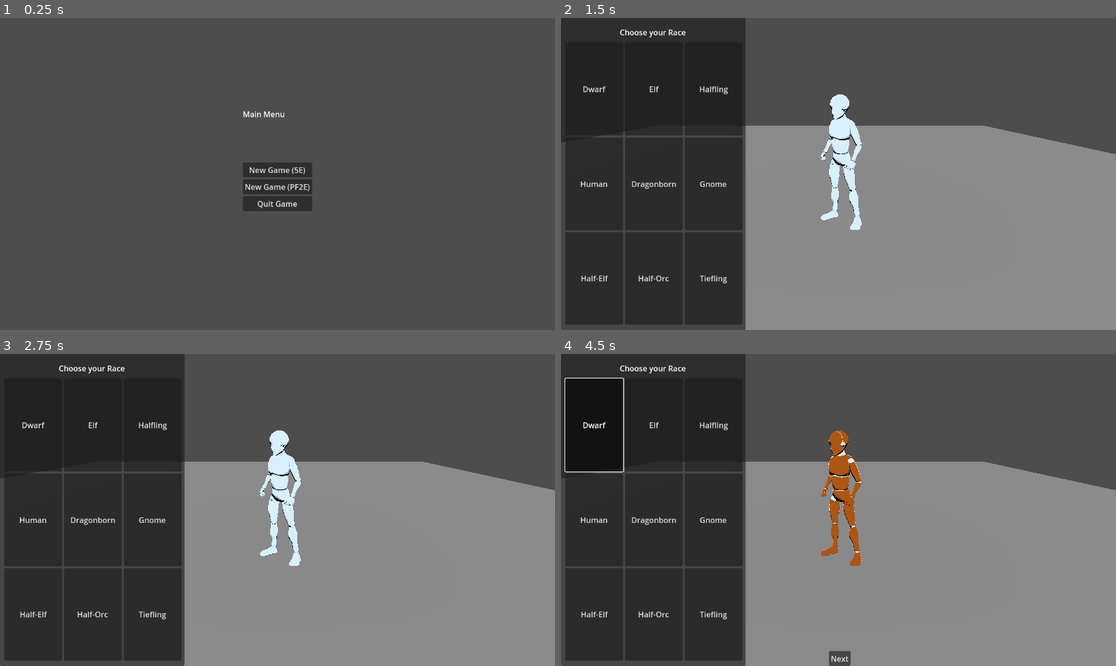
Above: before the commit, frames 1-4 (two rows, left to right).
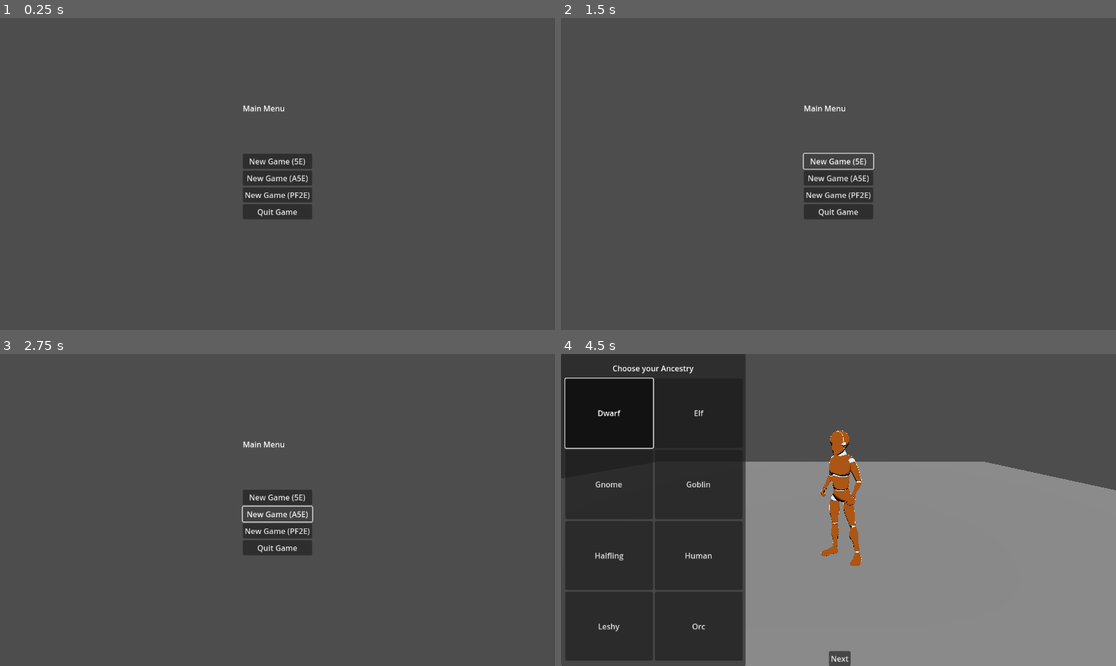
Above: after the commit, the same moments.

Repository: skeetcha/dice-wire
Game: Godot game, scene res://main_menu/main_menu.tscn
Two runs of this game, one before a commit and one after it. Both use one fixed random seed, a clock stepped at 60 frames per second and the inputs below.
Inputs (mouse positions are in pixels of both pictures, inside the frame that each line leads up to):
- Up to frame 1 (0.25 s): no input
- Up to frame 2 (1.5 s): click "New Game (5E)" at 0.5 s; click (838, 161) at 1.25 s, where only the run after the commit has a clickable "New Game (5E)"
- Up to frame 3 (2.75 s): click (277, 513) at 2 s, where only the run after the commit has a clickable "New Game (A5E)"
- Up to frame 4 (4.5 s): click (838, 513) at 2.75 s, where only the run after the commit has a clickable "New Game (A5E)"; click (838, 531) at 3.5 s, where only the run after the commit has a clickable "New Game (PF2E)"; click "Dwarf" at 4.25 s

The runs differ from the first frame. In frame 1, 1.4% of the frame differs, in the area x 43-57%, y 28-65%; in frame 2, 74%, in the area x 0-100%, y 0-100%; in frame 3, 74%; in frame 4, 2.5%.

Commit message:
Adding Godot git plugin; Taking connection from Main Menu to 5E Character Creator as I'm going to wait until the 5.2 SRD releases in either February or March 2025; In the meantime, I'll be developing the A5E and PF2E versions

Diff:
--- a/main_menu/main_menu.tscn
+++ b/main_menu/main_menu.tscn
@@ -53,6 +53,10 @@
 layout_mode = 2
 text = "New Game (5E)"
 
+[node name="NewGameA5EButton" type="Button" parent="UI/Grid/MainPanel"]
+layout_mode = 2
+text = "New Game (A5E)"
+
 [node name="NewGamePFButton" type="Button" parent="UI/Grid/MainPanel"]
 layout_mode = 2
 text = "New Game (PF2E)"
@@ -74,5 +78,6 @@
 color = Color(1, 1, 1, 0)
 
 [connection signal="pressed" from="UI/Grid/MainPanel/NewGame5EButton" to="UI" method="_on_new_game_button_pressed"]
+[connection signal="pressed" from="UI/Grid/MainPanel/NewGameA5EButton" to="UI" method="_on_new_game_a_5e_button_pressed"]
 [connection signal="pressed" from="UI/Grid/MainPanel/NewGamePFButton" to="UI" method="_on_new_game_pf_button_pressed"]
 [connection signal="pressed" from="UI/Grid/MainPanel/QuitButton" to="UI" method="_on_quit_button_pressed"]
--- a/main_menu/main_menu_ui.gd
+++ b/main_menu/main_menu_ui.gd
@@ -12,7 +12,9 @@
 
 
 func _on_new_game_button_pressed():
-	get_tree().change_scene_to_file("res://char_creator_5e/char_creator.tscn")
+	#get_tree().change_scene_to_file("res://char_creator_5e/char_creator.tscn")
+	print("Awaiting SRD 5.2 release in February/March 2025...")
+	print("In the meantime, go play the A5E version")
 
 func _on_quit_button_pressed():
 	get_tree().quit()
@@ -20,3 +22,7 @@
 
 func _on_new_game_pf_button_pressed():
 	get_tree().change_scene_to_file("res://char_creator_pf2e/char_creator.tscn")
+
+
+func _on_new_game_a_5e_button_pressed():
+	get_tree().change_scene_to_file("res://char_creator_a5e/char_creator.tscn")
--- a/project.godot
+++ b/project.godot
@@ -14,3 +14,8 @@
 run/main_scene="res://main_menu/main_menu.tscn"
 config/features=PackedStringArray("4.2", "Forward Plus")
 config/icon="res://icon.svg"
+
+[editor]
+
+version_control/plugin_name="GitPlugin"
+version_control/autoload_on_startup=true
Not shown, added: addons/godot-git-plugin/plugin.cfg
Not shown, added: char_specs/ancestries_pf2e.txt
Not shown, added: addons/godot-git-plugin/LICENSE
Not shown, added: addons/godot-git-plugin/THIRDPARTY.md
Not shown, added: addons/godot-git-plugin/git_plugin.gdextension
Not shown, added: addons/godot-git-plugin/linux/libgit_plugin.linux.editor.x86_64.so
Not shown, added: addons/godot-git-plugin/macos/libgit_plugin.macos.editor.universal.dylib
Not shown, added: addons/godot-git-plugin/win64/libgit_plugin.windows.editor.x86_64.dll
Not shown, added: addons/godot-git-plugin/win64/libgit_plugin.windows.editor.x86_64.exp
Not shown, added: addons/godot-git-plugin/win64/libgit_plugin.windows.editor.x86_64.lib
